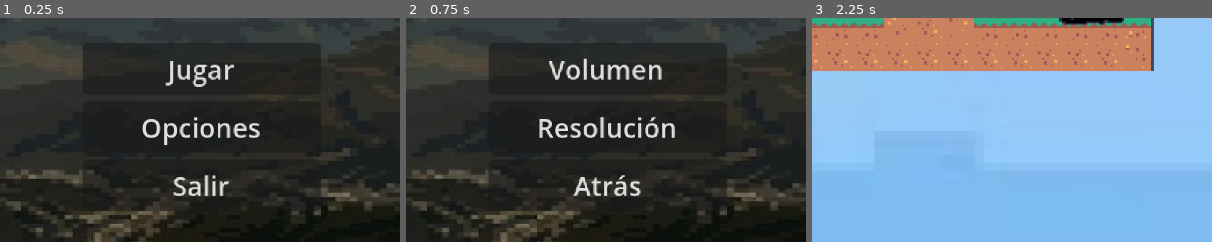
Above: before the commit, frames 1-3 (left to right).
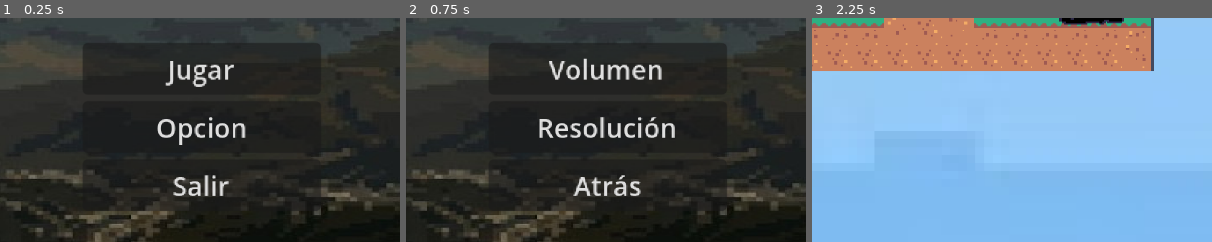
Above: after the commit, the same moments.

Repository: Christhian25/nuevo-proyecto-de-juego
Game: Godot game, scene res://pantalla.tscn
The game is run twice, just before and just after one commit, with the same random seed, the same clock (stepped at 60 frames per second) and the same inputs. The project has no main scene, so this scene is started directly.
Inputs:
- Up to frame 1 (0.25 s): no input
- Up to frame 2 (0.75 s): click "Opciones" (after the commit: "Opcion") at 0.5 s
- Up to frame 3 (2.25 s): click "Atrás" at 1.25 s; click "Jugar" at 2 s
The pictures show only the part of the screen within x 21-71%, y 26-76%; the shares and areas given below are measured in that part.

The runs differ from the first frame. In frame 1, 1.4% of the frame differs, in the area x 35-65%, y 44-57%; in frame 2, nothing differs; in frame 3, nothing differs.

Commit message:
solo cambie de opciones a opcion

Diff:
--- a/pantalla.tscn
+++ b/pantalla.tscn
@@ -51,13 +51,14 @@
 
 [node name="Option" type="Button" parent="VBoxContainer"]
 layout_mode = 2
-text = "Opciones"
+text = "Opcion
+"
 
 [node name="Quit" type="Button" parent="VBoxContainer"]
 layout_mode = 2
 text = "Salir"
 
 [connection signal="pressed" from="VBoxContainer/Play" to="." method="_on_play_pressed"]
+[connection signal="pressed" from="VBoxContainer/Option" to="." method="_on_opcion_pressed"]
 [connection signal="pressed" from="VBoxContainer/Option" to="." method="_on_option_pressed"]
-[connection signal="pressed" from="VBoxContainer/Option" to="." method="_on_opcion_pressed"]
 [connection signal="pressed" from="VBoxContainer/Quit" to="." method="_on_quit_pressed"]
